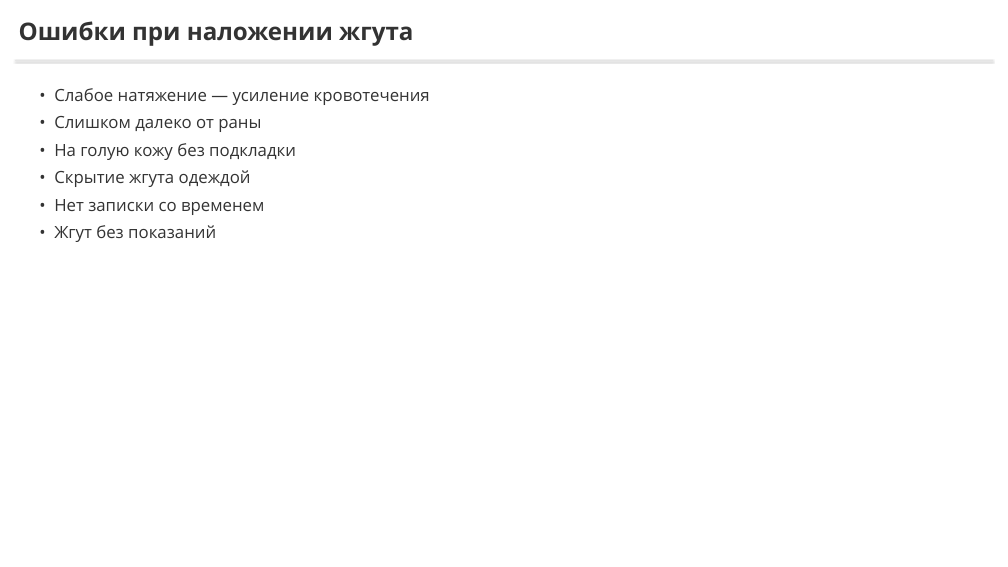
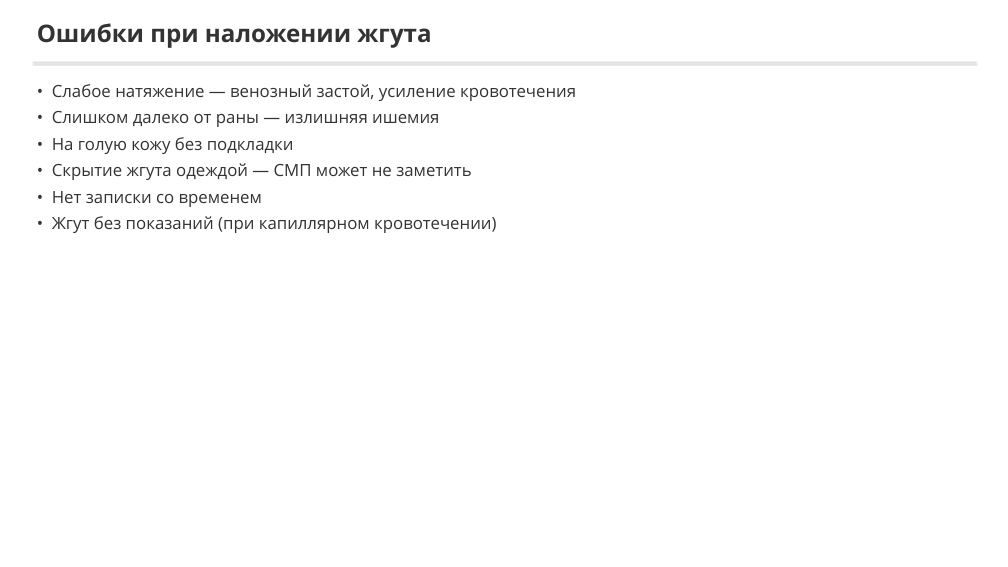
Before and after one commit to lysakalenushka-hash/-, a slide deck: slide 14 of tema2_bleeding/Способы_временной_остановки_кровотечения.pptx (slide 18 before the commit). Drawn at 1008x567 pixels with LibreOffice and Linux fonts; fonts in the diff are those of the drawing. Boxes give left, top, right and bottom in pixels: in the first picture for what was removed or moved away, otherwise in the second. Text is boxed around its words. In the diff, an @@ line names an element or a change of style, - is before the commit and + after.

```diff
--- a/tema2_bleeding/Способы_временной_остановки_кровотечения.pptx
+++ b/tema2_bleeding/Способы_временной_остановки_кровотечения.pptx
@@ text "Ошибки при наложении жгута": place and size @@
-text "Ошибки при наложении жгута" at [19, 21, 413, 46]
+text "Ошибки при наложении жгута" at [37, 23, 431, 48]
@@ rectangle: place and size @@
-rectangle at [15, 60, 993, 61]
+rectangle at [33, 62, 975, 63]
@@ text at [52, 84, 576, 127]: text changed @@
-• Слабое натяжение — усиление кровотечения
-• Слишком далеко от раны
+• Слабое натяжение — венозный застой, усиление кровотечения
+• Слишком далеко от раны — излишняя ишемия
@@ text at [52, 137, 294, 207]: less space between paragraphs @@
@@ text at [52, 163, 471, 180]: text changed @@
-• Скрытие жгута одеждой
+• Скрытие жгута одеждой — СМП может не заметить
@@ text at [52, 216, 496, 233]: text changed @@
-• Жгут без показаний
+• Жгут без показаний (при капиллярном кровотечении)
```
Also in this commit, not shown: 4 other slides changed, 13 slides added, 16 slides removed, 7 other files.
